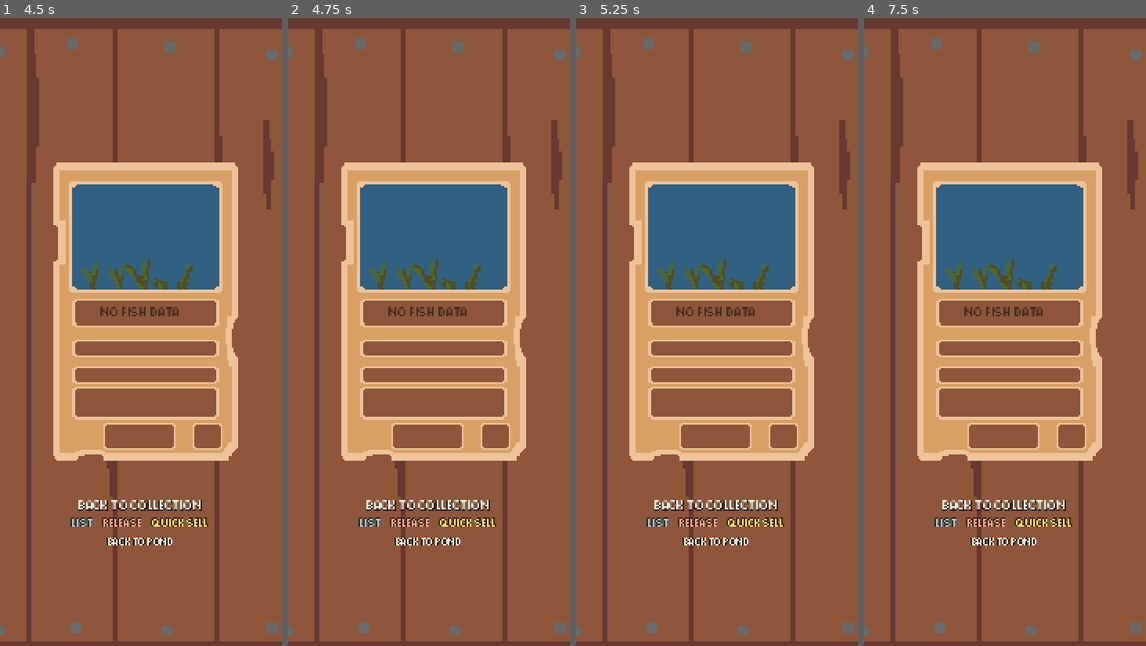
Above: before the commit, frames 1-4 (left to right).
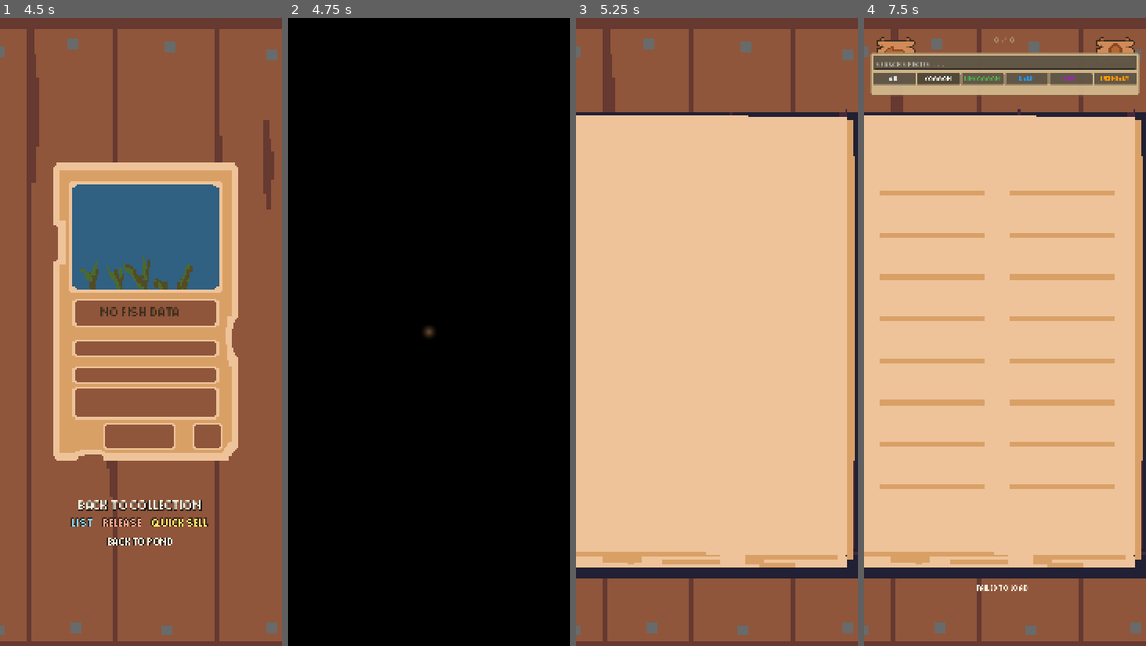
Above: after the commit, the same moments.

Repository: seekermarcel/tacklefish-mvp
Game: Godot game, scene res://scenes/fish_detail/fish_detail.tscn
Same seed, same stepped clock (60 frames per second), same inputs: the game is played once before the commit and once after it. This scene is started directly instead of the project's main scene.
Inputs (mouse positions are in pixels of both pictures, inside the frame that each line leads up to):
- Up to frame 1 (4.5 s): tap Enter at 0.5, 2, 3.5 s; move the mouse to (203, 300) at 0.52 s; click (203, 300) at 0.67 s; tap Space at 1.25, 2.75, 4.25 s; drag from (84, 363) to (126, 457) at 1.27 s; move the mouse to (169, 193) at 2.02 s; click (169, 193) at 2.17 s; drag from (126, 457) to (56, 237) at 2.77 s; move the mouse to (225, 426) at 3.52 s; click (225, 426) at 3.67 s; tap Escape (ui_cancel) at 4.15 s; drag from (56, 237) to (98, 175) at 4.27 s
- Up to frame 2 (4.75 s): no input
- Up to frame 3 (5.25 s): move the mouse to (731, 332) at 5.02 s; click (731, 332) at 5.17 s
- Up to frame 4 (7.5 s): click (1114, 55) at 5.77 s; click (895, 74) at 6.5 s, where only the run after the commit has a clickable "All"; click (937, 74) at 7.25 s, where only the run after the commit has a clickable "Common"

Frame 1 is identical in both runs. In frame 2, 100% of the frame differs, in the area x 0-100%, y 0-100%; in frame 3, 68%; in frame 4, 75%.

Commit message:
moved release screen

Diff:
--- a/frontend/scripts/fish_detail/fish_detail.gd
+++ b/frontend/scripts/fish_detail/fish_detail.gd
@@ -113,11 +113,9 @@
 
 	var vbox := VBoxContainer.new()
 	vbox.alignment = BoxContainer.ALIGNMENT_CENTER
-	vbox.anchor_left = 0.1
-	vbox.anchor_right = 0.9
-	vbox.anchor_top = 0.3
-	vbox.anchor_bottom = 0.7
 	vbox.set_anchors_preset(Control.PRESET_CENTER)
+	vbox.grow_horizontal = Control.GROW_DIRECTION_BOTH
+	vbox.grow_vertical = Control.GROW_DIRECTION_BOTH
 	_confirm_panel.add_child(vbox)
 
 	var species_name: String = _fish_data.get("species", "this fish")
@@ -211,6 +209,8 @@
 	var vbox := VBoxContainer.new()
 	vbox.alignment = BoxContainer.ALIGNMENT_CENTER
 	vbox.set_anchors_preset(Control.PRESET_CENTER)
+	vbox.grow_horizontal = Control.GROW_DIRECTION_BOTH
+	vbox.grow_vertical = Control.GROW_DIRECTION_BOTH
 	_confirm_panel.add_child(vbox)
 
 	var pixel_font = load("res://resources/fonts/pixel.ttf")
@@ -311,6 +311,8 @@
 	var vbox := VBoxContainer.new()
 	vbox.alignment = BoxContainer.ALIGNMENT_CENTER
 	vbox.set_anchors_preset(Control.PRESET_CENTER)
+	vbox.grow_horizontal = Control.GROW_DIRECTION_BOTH
+	vbox.grow_vertical = Control.GROW_DIRECTION_BOTH
 	_confirm_panel.add_child(vbox)
 
 	var species_name: String = _fish_data.get("species", "this fish")
@@ -385,6 +387,14 @@
 			_confirm_panel.queue_free()
 			_confirm_panel = null
 
+func _unhandled_input(event: InputEvent) -> void:
+	if event.is_action_pressed("ui_cancel"):
+		if _confirm_panel != null:
+			_confirm_panel.queue_free()
+			_confirm_panel = null
+		else:
+			_on_back_to_inventory()
+
 func _on_back_to_inventory() -> void:
 	await SceneTransition.iris_to("res://scenes/inventory/inventory.tscn")
 
